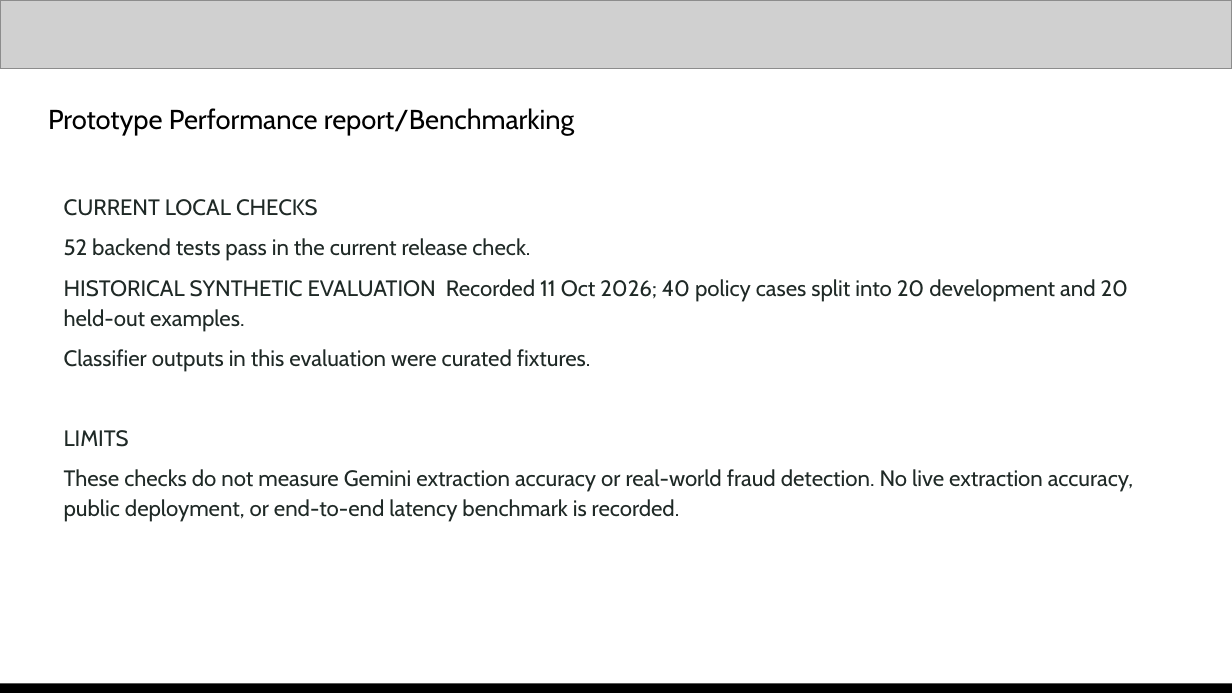
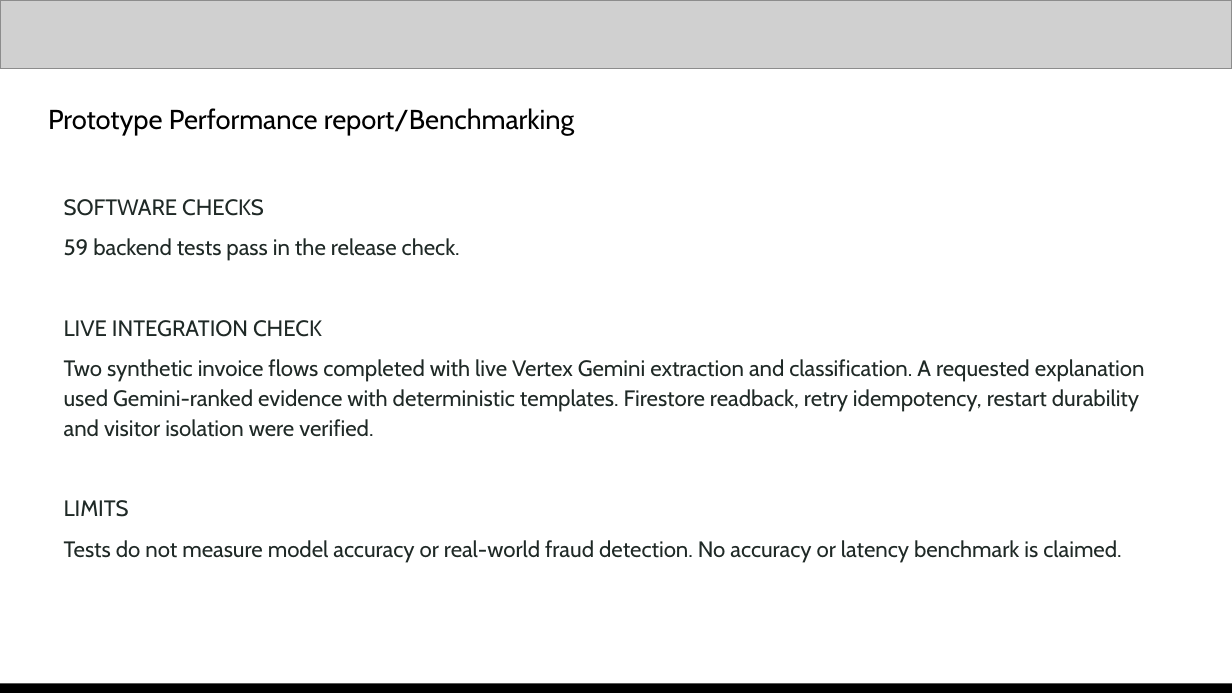
Before and after one commit to NikhilBudaniya/scamshield, a slide deck: slide 12 of artifacts/scamshield-hack2skill-submission.pptx. Drawn at 1232x693 pixels with LibreOffice and Linux fonts; fonts in the diff are those of the drawing; grey boxes stand for pictures. Boxes give left, top, right and bottom in pixels: in the first picture for what was removed or moved away, otherwise in the second. Text is boxed around its words. In the diff, an @@ line names an element or a change of style, - is before the commit and + after.

Commit message:
Prepare verified hackathon deck and three-minute demo

```diff
--- a/artifacts/scamshield-hack2skill-submission.pptx
+++ b/artifacts/scamshield-hack2skill-submission.pptx
@@ text at box(64, 199, 1145, 437): text changed @@
-CURRENT LOCAL CHECKS
-52 backend tests pass in the current release check.
-HISTORICAL SYNTHETIC EVALUATION Recorded 11 Oct 2026; 40 policy cases split into 20 development and 20 held-out examples.
-Classifier outputs in this evaluation were curated fixtures.
+SOFTWARE CHECKS
+59 backend tests pass in the release check.
+LIVE INTEGRATION CHECK
+Two synthetic invoice flows completed with live Vertex Gemini extraction and classification. A requested explanation used Gemini-ranked evidence with deterministic templates. Firestore readback, retry idempotency, restart durability and visitor isolation were verified.
@@ text at box(64, 540, 1121, 563): text changed @@
-These checks do not measure Gemini extraction accuracy or real-world fraud detection. No live extraction accuracy, public deployment, or end-to-end latency benchmark is recorded.
+Tests do not measure model accuracy or real-world fraud detection. No accuracy or latency benchmark is claimed.
```
Also in this commit, not shown: 6 other slides changed, 5 slides added, 5 slides removed, 28 other files.
